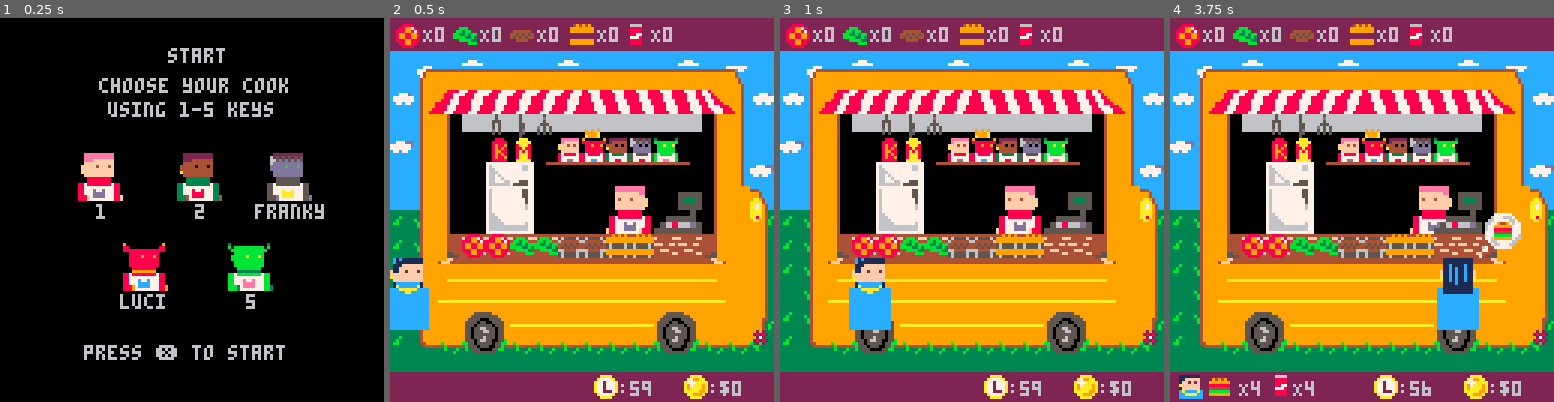
Above: before the commit, frames 1-4 (left to right).
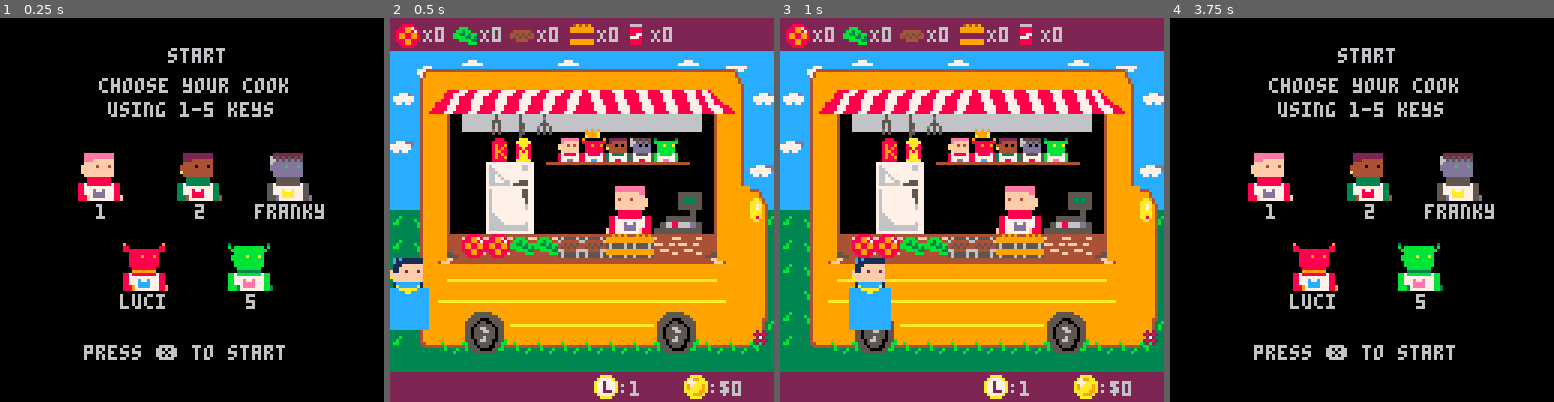
Above: after the commit, the same moments.

Repository: Agrumee/projet-collectif---pico-8-pico-resto
Game: PICO-8 cartridge PicoRestoV1.p8
Same seed, same stepped clock (60 frames per second), same inputs: the game is played once before the commit and once after it.
Inputs:
- Up to frame 1 (0.25 s): no input
- Up to frame 2 (0.5 s): tap X (X key) at 0.33 s
- Up to frame 3 (1 s): no input
- Up to frame 4 (3.75 s): tap X (X key) at 1.07, 1.85, 2.97 s; hold Right 1.6-2.1 s; hold Up 2.15-2.42 s; hold Right 2.47-3.03 s; hold Left 3.08-3.58 s; hold Down from 3.63 s (still down)

Frame 1 is identical in both runs. In frame 2, 0.1% of the frame differs, in the area x 62-68%, y 94-99%; in frame 3, 0.1%; in frame 4, 90%, in the area x 0-100%, y 0-100%.

Commit message:
Passage du recommencer à l'ecran Start

Diff:
--- a/PicoRestoV1.p8
+++ b/PicoRestoV1.p8
@@ -278,7 +278,7 @@
 -->8
 --timer et argent et timesup
 
-timer = 60
+timer = 2
 counter = 0
 
 
@@ -312,7 +312,7 @@
 	spr(6,42,45,6,2)
 	spr(48,50,65)
  print(score,62,67)
- print("recommencer ❎",40,80)
+ print("recommencer ⬇️",40,80)
 end
 
 
@@ -535,9 +535,9 @@
 
 -- pour recommencer le jeu
 function update_timesup()
-	if btn(❎) then
+	if btn(⬇️) then
 	_init()
-	scene = "game"
+	scene = "start"
 	timer = 60
 	end
 end
